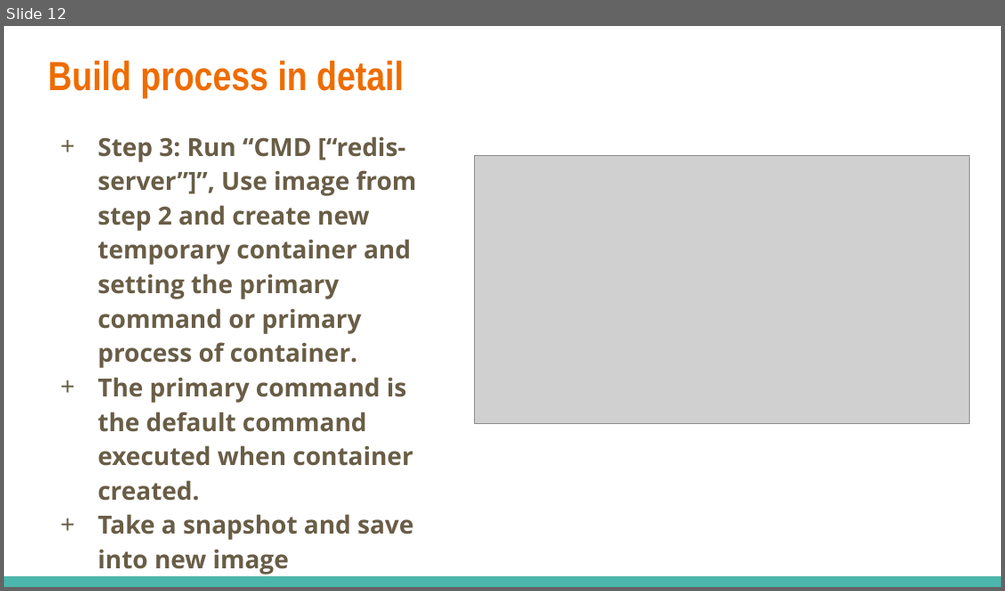
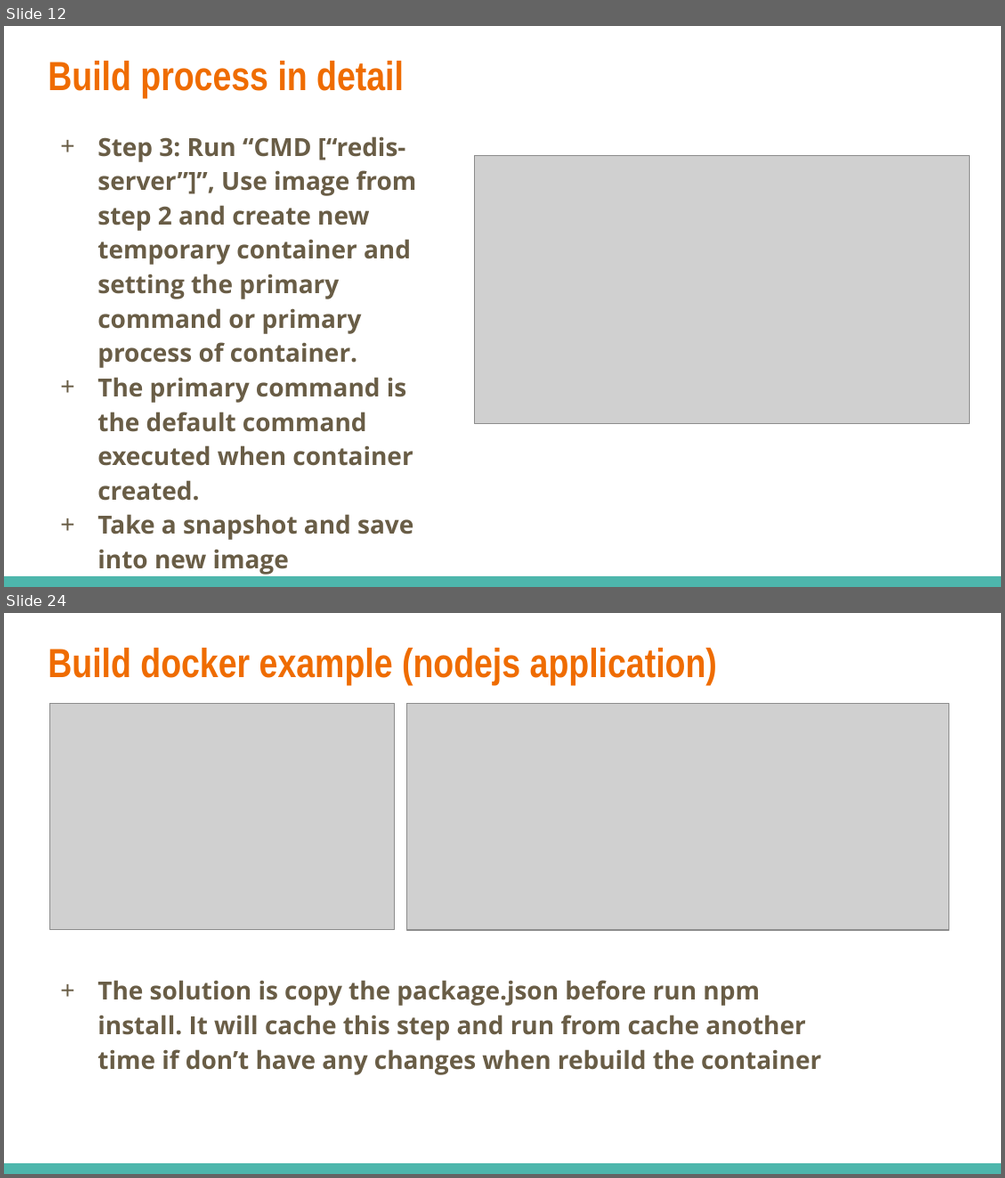
Before and after one commit to dinhhung09138/Learning-Example, a slide deck: Docker - 03 - Build a Custom Images Through Docker.pptx. Shown one above the other, each under a label of ours: slide 12 before the commit, slides 12 and 24 after it; the slides between them are not shown. The pictures are 1005x591 and 1005x1178 pixels, drawn with LibreOffice and Linux fonts; fonts in the diff are those of the drawing; grey boxes stand for pictures. Boxes give left, top, right and bottom in pixels: in the first picture for what was removed or moved away, otherwise in the second. Text is boxed around its words. In the diff, an @@ line names an element or a change of style, - is before the commit and + after.

Commit message:
Build docker example

```diff
--- a/Docker - 03 - Build a Custom Images Through Docker.pptx
+++ b/Docker - 03 - Build a Custom Images Through Docker.pptx
@@ slide 24 added at (4, 613, 1001, 1174), background #FFFFFF; not listed: 1 template element that a slide beside it also shows @@
@@ title added at (48, 648, 717, 685), 29.4 pt, text #EF6C00, bold @@
+Build docker example (nodejs application)
@@ picture added at (50, 704, 395, 929) @@
@@ picture added at (406, 704, 949, 930) @@
@@ text added at (97, 980, 821, 1075), 18 pt, text #695D46, bold @@
++ The solution is copy the package.json before run npm install. It will cache this step and run from cache another time if don’t have any changes when rebuild the container
```
Also in this commit, not shown: 1 slide changed, 13 other slides added, 3 other files.
